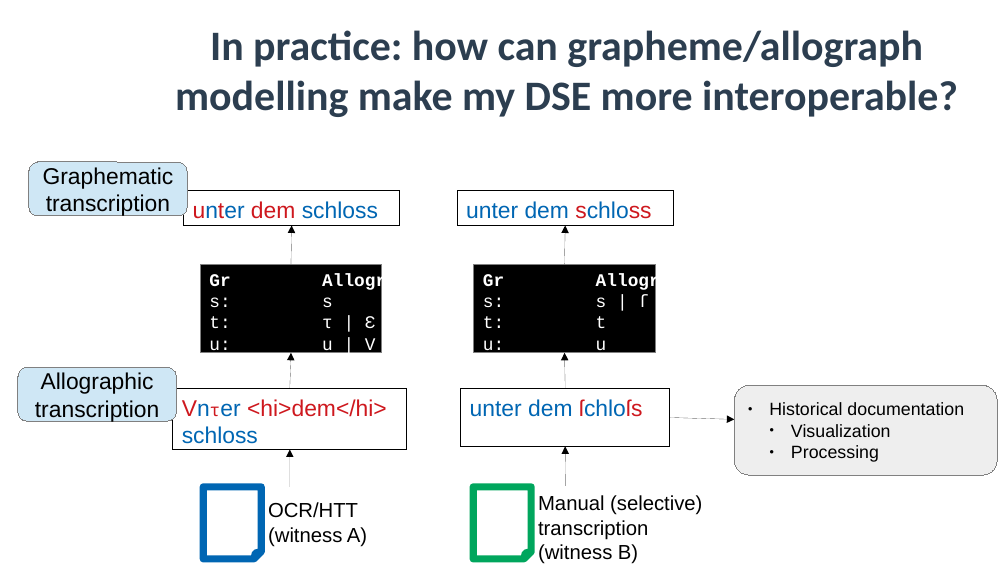
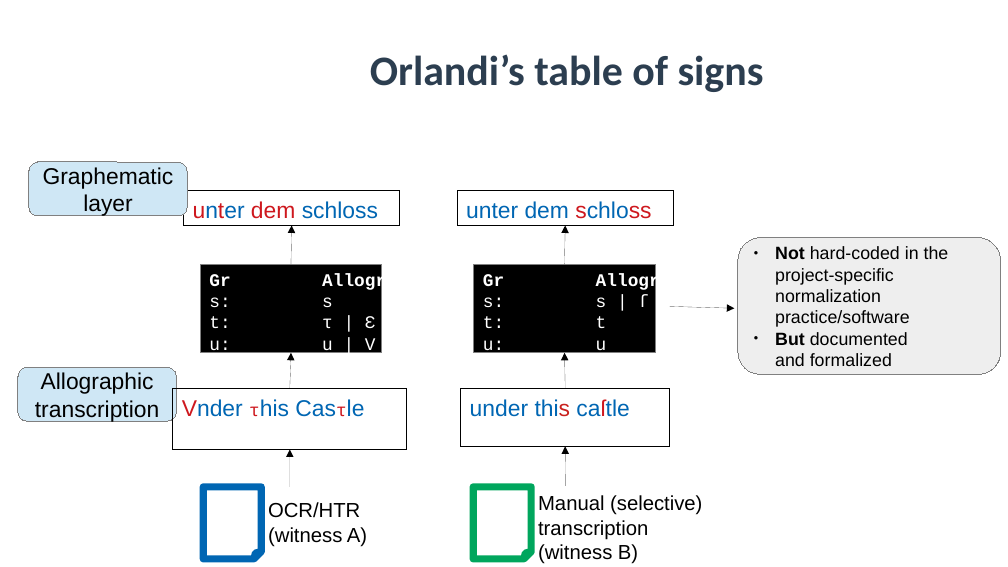
Before and after one commit to SunoikisisDC/SunoikisisDC-2021-2022, a slide deck: slide 36 of Summer/Session3_Monella.odp (slide 63 before the commit). Drawn at 1008x567 pixels with LibreOffice and Linux fonts; fonts in the diff are those of the drawing; background and template pictures are left out. Boxes give left, top, right and bottom in pixels: in the first picture for what was removed or moved away, otherwise in the second. Text is boxed around its words. In the diff, an @@ line names an element or a change of style, - is before the commit and + after.

```diff
--- a/Summer/Session3_Monella.odp
+++ b/Summer/Session3_Monella.odp
@@ title at bbox=[370, 54, 764, 92]: text changed @@
-In practice: how can grapheme/allograph modelling make my DSE more interoperable?
+Orlandi’s table of signs
@@ text in rounded rectangle at bbox=[83, 194, 133, 217]: text changed @@
-transcription
+layer
@@ rounded rectangle added at bbox=[738, 238, 1001, 375], fill #EEEEEE, outline #808080 0 pt, 14 pt, text #000000 @@
+● Not hard-coded in the
+  project-specific
+  normalization
+  practice/software
+● But documented
+  and formalized
@@ arrow moved from (670, 418) - (735, 420) to (670, 306) - (735, 308) @@
@@ rounded rectangle removed at bbox=[735, 385, 997, 475] @@
-● Historical documentation
-  ● Visualization
-  ● Processing
@@ text in rectangle at bbox=[182, 399, 243, 417]: text changed; text colour #CE181E to #0066B3 @@
-Vnτer <hi>dem</hi> schloss
+Vnder τhis Casτle
@@ text in rectangle at bbox=[470, 399, 629, 417]: text changed @@
-unter dem ſchloſs
+under this caſtle
@@ text at bbox=[268, 502, 367, 547]: text changed @@
-OCR/HTT
-(witness A)
+OCR/HTR
+(witness A)
```
Also in this commit, not shown: 29 other slides changed, 10 slides added, 12 slides removed, 1 other file.
